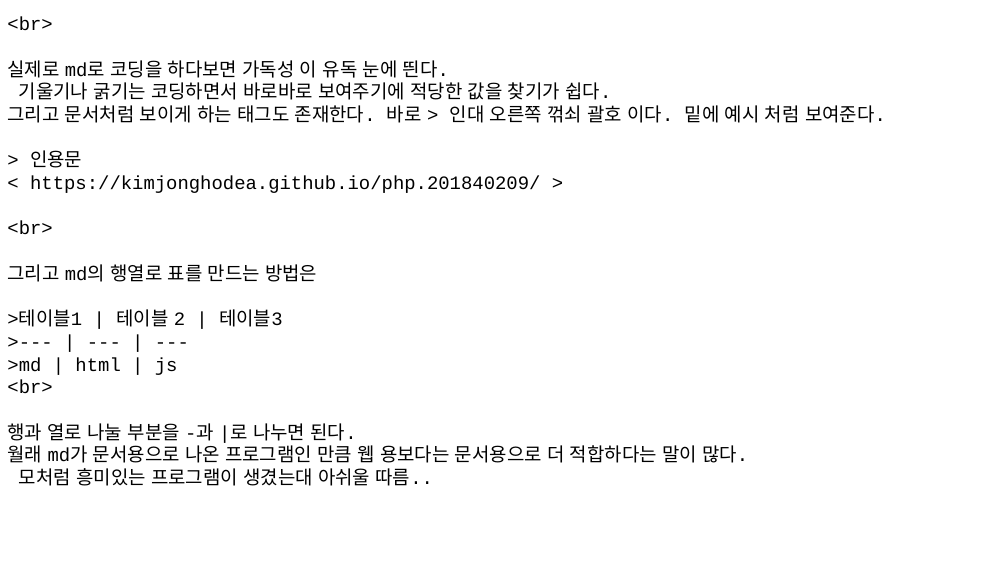
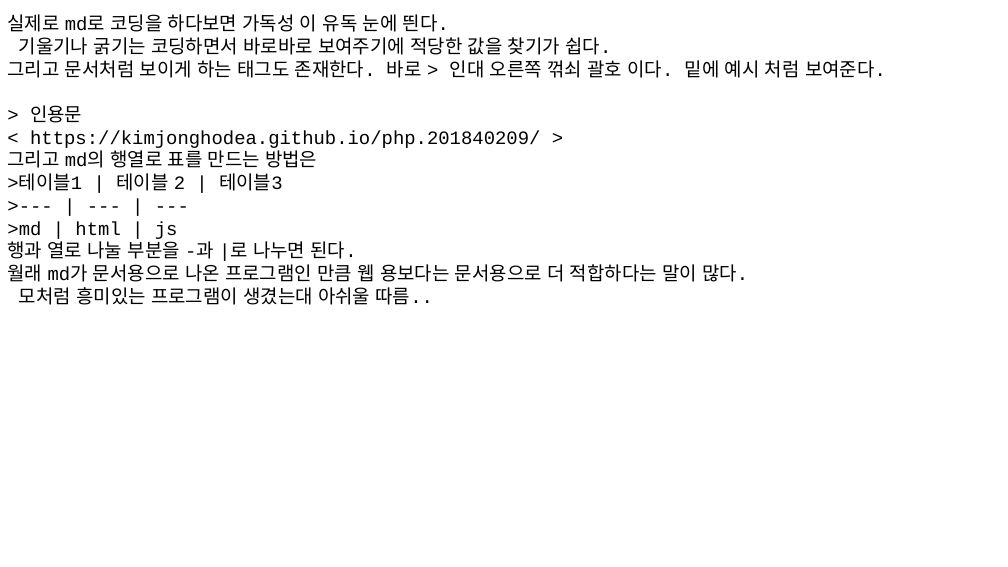
Before and after one commit to KimJongHoDea/php.201840209, a slide deck: slide 5 of 201840209_김종호_0918리포트.pptx. Drawn at 1008x567 pixels with LibreOffice and Linux fonts; fonts in the diff are those of the drawing. Boxes give left, top, right and bottom in pixels: in the first picture for what was removed or moved away, otherwise in the second. Text is boxed around its words. In the diff, an @@ line names an element or a change of style, - is before the commit and + after.

```diff
--- a/201840209_김종호_0918리포트.pptx
+++ b/201840209_김종호_0918리포트.pptx
@@ text at (7,17,52,30): paragraph removed @@
-<br>
@@ text at (7,131,540,191): text changed @@
-< https://kimjonghodea.github.io/php.201840209/ >
-<br>
-그리고 md의 행열로 표를 만드는 방법은
->테이블1 | 테이블 2 | 테이블3
+< https://kimjonghodea.github.io/php.201840209/ >
+그리고 md의 행열로 표를 만드는 방법은
+>테이블1 | 테이블 2 | 테이블3
@@ text at (7,221,357,261): text changed @@
->md | html | js
-<br>
-행과 열로 나눌 부분을 -과 |로 나누면 된다.
+>md | html | js
+행과 열로 나눌 부분을 -과 |로 나누면 된다.
```
Also in this commit, not shown: 2 other slides changed.
